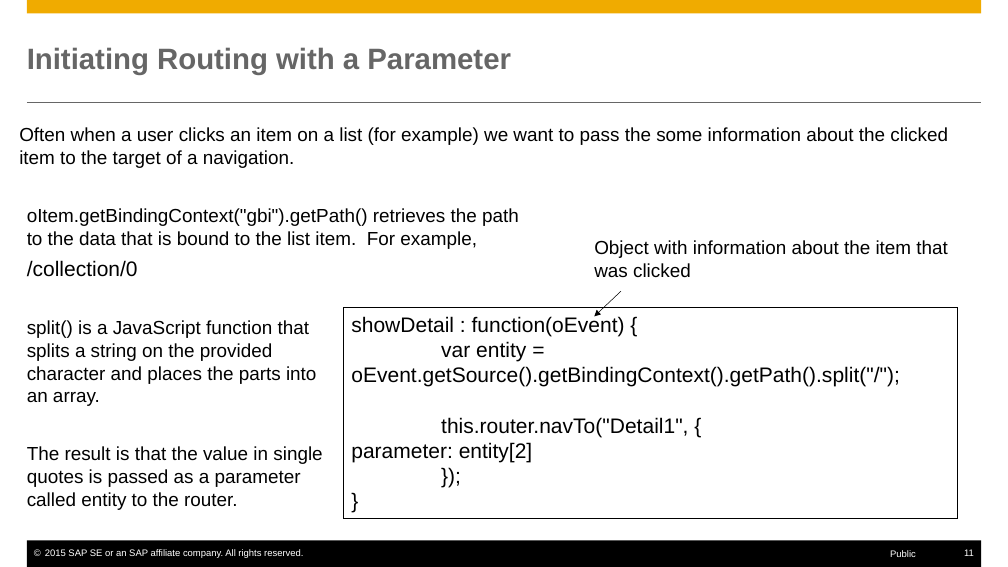
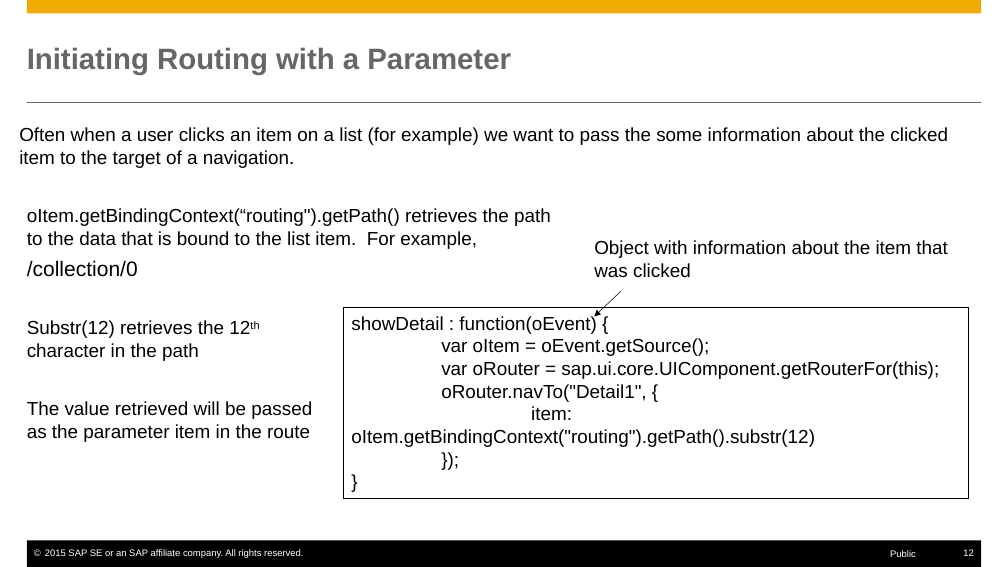
Before and after one commit to rosshigh/UI5, a slide deck: slide 12 of Notes/SAPUI5-Routing.pptx (slide 11 before the commit). Drawn at 1008x567 pixels with LibreOffice and Linux fonts; fonts in the diff are those of the drawing. Boxes give left, top, right and bottom in pixels: in the first picture for what was removed or moved away, otherwise in the second. Text is boxed around its words. In the diff, an @@ line names an element or a change of style, - is before the commit and + after.

```diff
--- a/Notes/SAPUI5-Routing.pptx
+++ b/Notes/SAPUI5-Routing.pptx
@@ text at bbox=[27, 208, 551, 249]: text changed @@
-oItem.getBindingContext("gbi").getPath() retrieves the path
-to the data that is bound to the list item. For example,
+oItem.getBindingContext(“routing").getPath() retrieves the path
+to the data that is bound to the list item. For example,
@@ text at bbox=[27, 320, 312, 442]: text changed @@
-split() is a JavaScript function that
-splits a string on the provided
-character and places the parts into
-an array.
-The result is that the value in single
-quotes is passed as a parameter
-called entity to the router.
+Substr(12) retrieves the 12th
+character in the path
+The value retrieved will be passed
+as the parameter item in the route
@@ rectangle "showDetail : function(oEvent) {": place and size @@
-rectangle "showDetail : function(oEvent) {" at bbox=[344, 308, 957, 518]
+rectangle "showDetail : function(oEvent) {" at bbox=[344, 308, 968, 498]
@@ text in rectangle at bbox=[351, 315, 596, 334]: size 20 to 18 pt in "showDetail : function(oEvent) {", "});", "}" @@
@@ text in rectangle at bbox=[351, 338, 939, 447]: text changed; size 20 to 18 pt @@
-var entity = oEvent.getSource().getBindingContext().getPath().split("/");
-this.router.navTo("Detail1", { parameter: entity[2]
+var oItem = oEvent.getSource();
+var oRouter = sap.ui.core.UIComponent.getRouterFor(this);
+oRouter.navTo("Detail1", {
+item: oItem.getBindingContext("routing").getPath().substr(12)
@@ page number at bbox=[963, 549, 974, 556]: text changed @@
-11
+12
```
Also in this commit, not shown: 10 other slides changed, 3 slides added, 2 slides removed, 24 other files.
